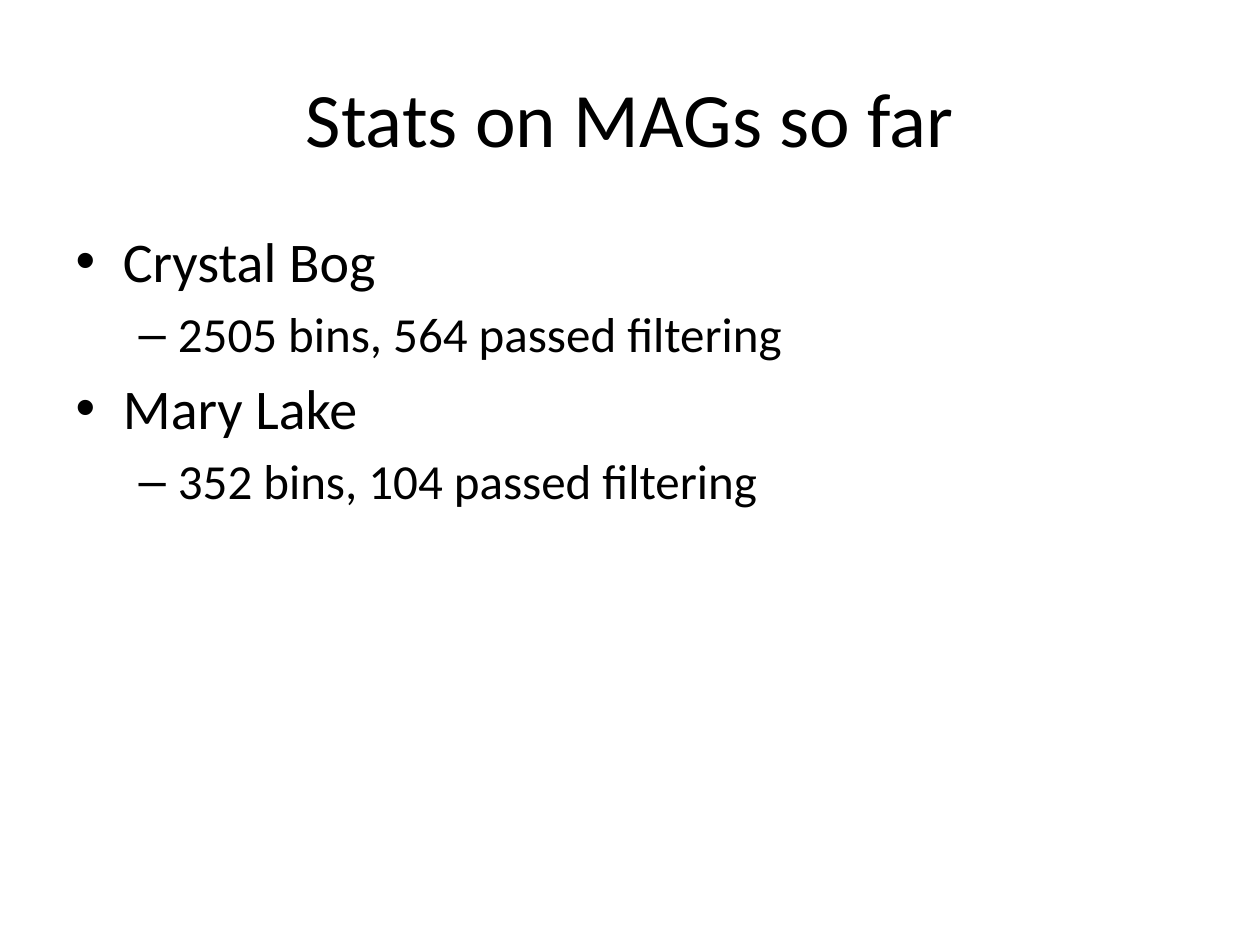
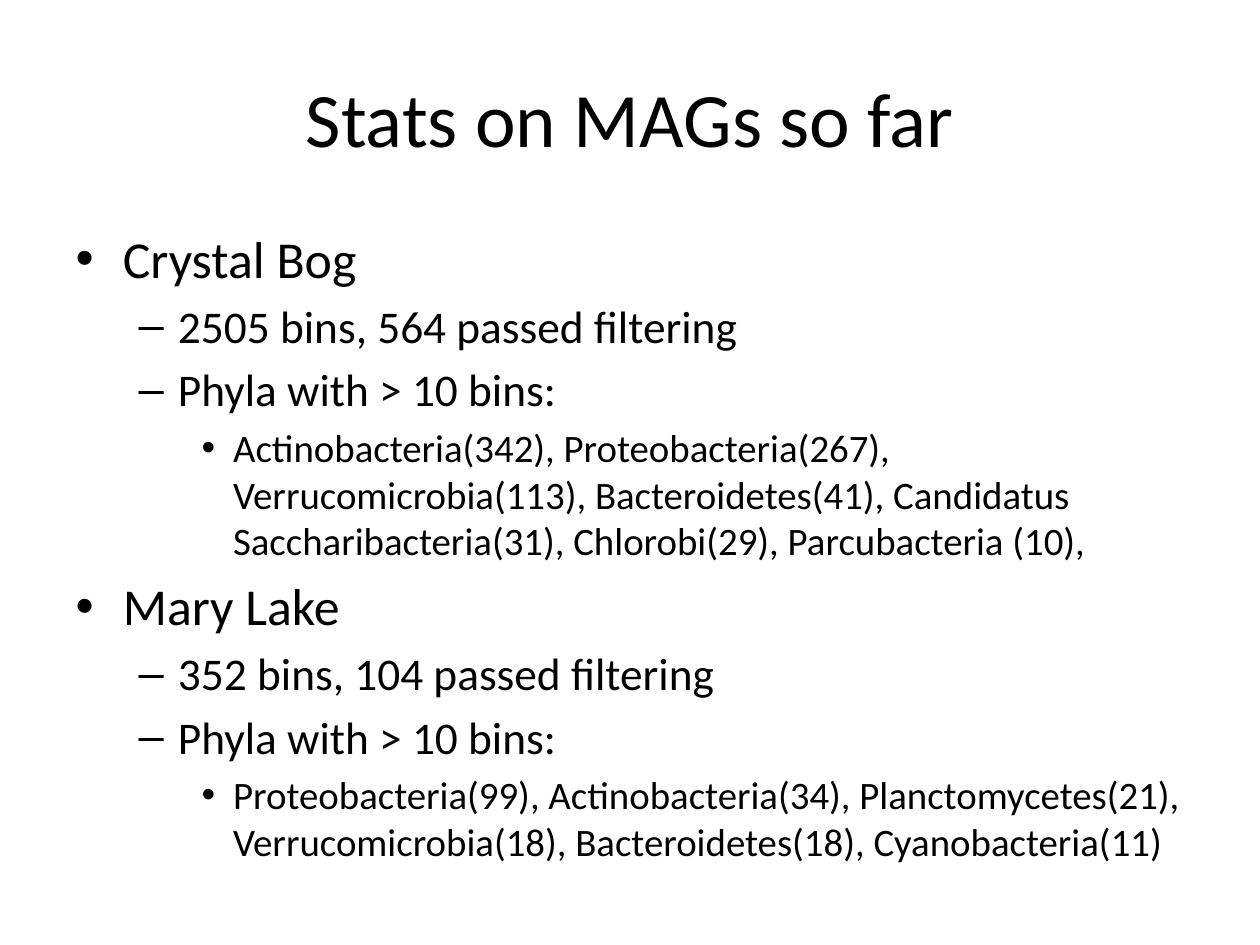
Before and after one commit to sstevens2/MDTP, a slide deck: slide 9 of 5YCM/Slides_5YCM.pptx (slide 8 before the commit). Drawn at 1260x945 pixels with LibreOffice and Linux fonts; fonts in the diff are those of the drawing. Boxes give left, top, right and bottom in pixels: in the first picture for what was removed or moved away, otherwise in the second. Text is boxed around its words. In the diff, an @@ line names an element or a change of style, - is before the commit and + after.

Commit message:
Added more to slides

```diff
--- a/5YCM/Slides_5YCM.pptx
+++ b/5YCM/Slides_5YCM.pptx
@@ text at [123, 242, 737, 698]: size 32 to 29.6 pt in "Crystal Bog", "Mary Lake"; size 28 to 25.9 pt in "2505 bins, 564 passed filtering", "352 bins, 104 passed filtering" @@
@@ text at [178, 374, 1085, 561]: paragraphs added @@
+  – Phyla with > 10 bins:
+    • Actinobacteria(342), Proteobacteria(267), Verrucomicrobia(113), Bacteroidetes(41), Candidatus Saccharibacteria(31), Chlorobi(29), Parcubacteria (10),
@@ text at [178, 722, 1179, 863]: paragraphs added @@
+  – Phyla with > 10 bins:
+    • Proteobacteria(99), Actinobacteria(34), Planctomycetes(21), Verrucomicrobia(18), Bacteroidetes(18), Cyanobacteria(11)
```
Also in this commit, not shown: 2 other slides changed.
